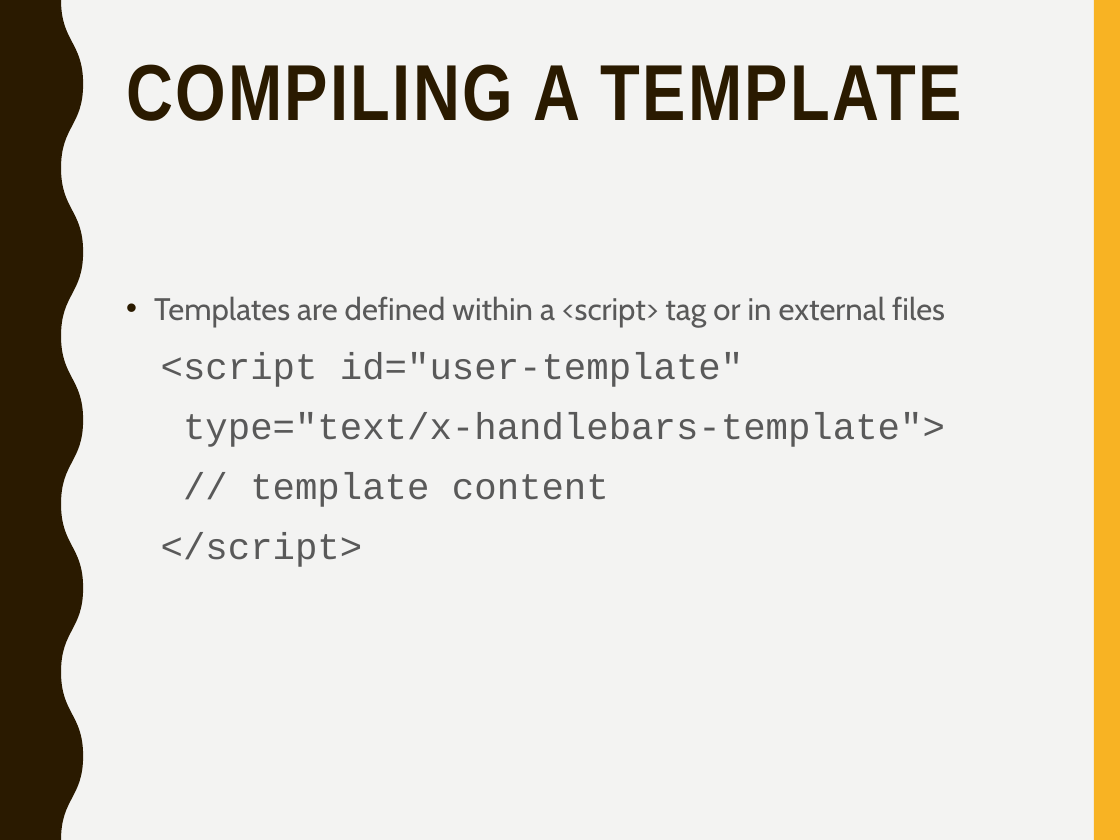
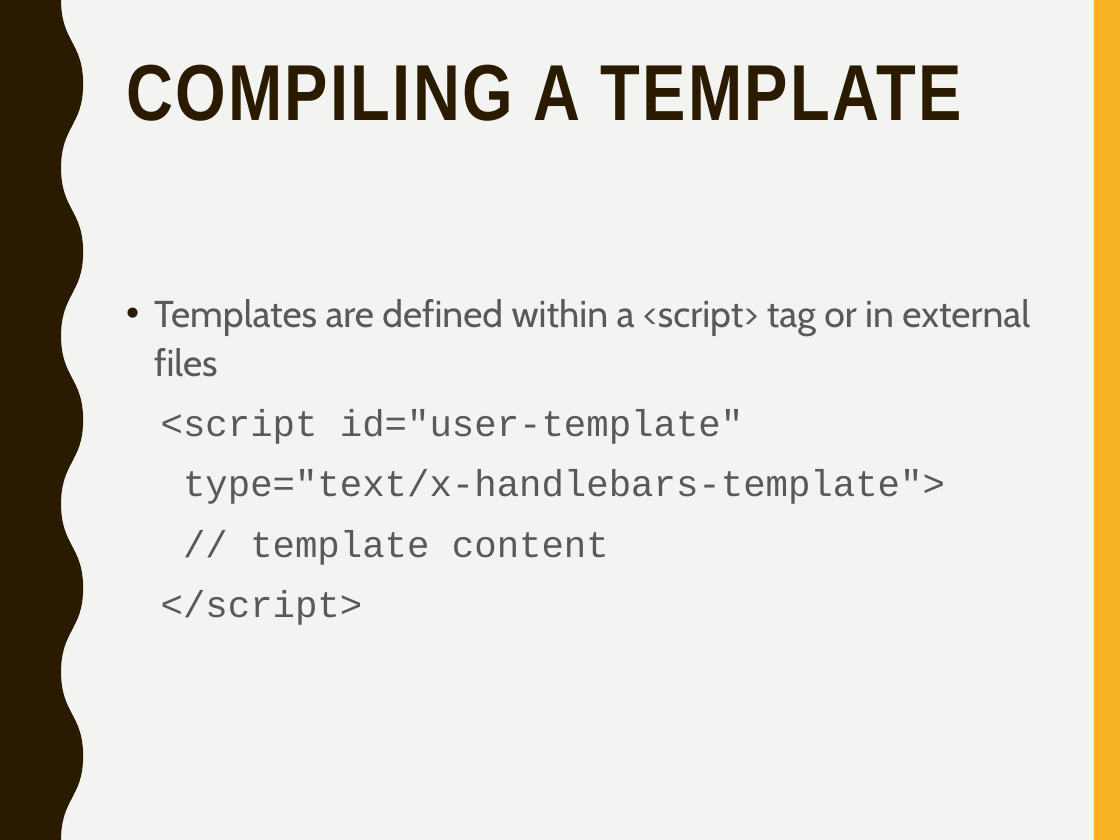
Before and after one commit to mlyngweb1/Website-Development-2-src, a slide deck: slide 7 of topic-09-Handlebars-1/talk-1/talk-1.pptx. Drawn at 1120x840 pixels with LibreOffice and Linux fonts; fonts in the diff are those of the drawing. Boxes give left, top, right and bottom in pixels: in the first picture for what was removed or moved away, otherwise in the second. Text is boxed around its words. In the diff, an @@ line names an element or a change of style, - is before the commit and + after.

Commit message:
Talk update

```diff
--- a/topic-09-Handlebars-1/talk-1/talk-1.pptx
+++ b/topic-09-Handlebars-1/talk-1/talk-1.pptx
@@ text at (154,299,1030,377): size 20 to 24 pt in "Templates are defined within a <script> tag ..." @@
```
Also in this commit, not shown: 1 other slide changed, 2 slides added, 2 other files.
